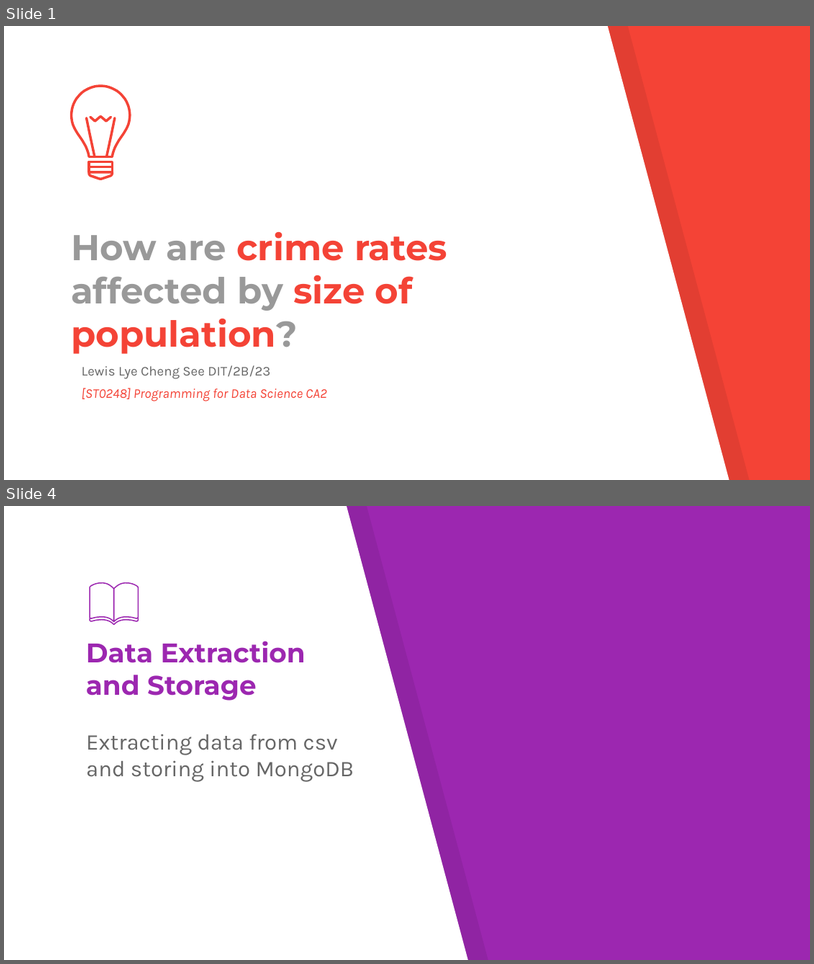
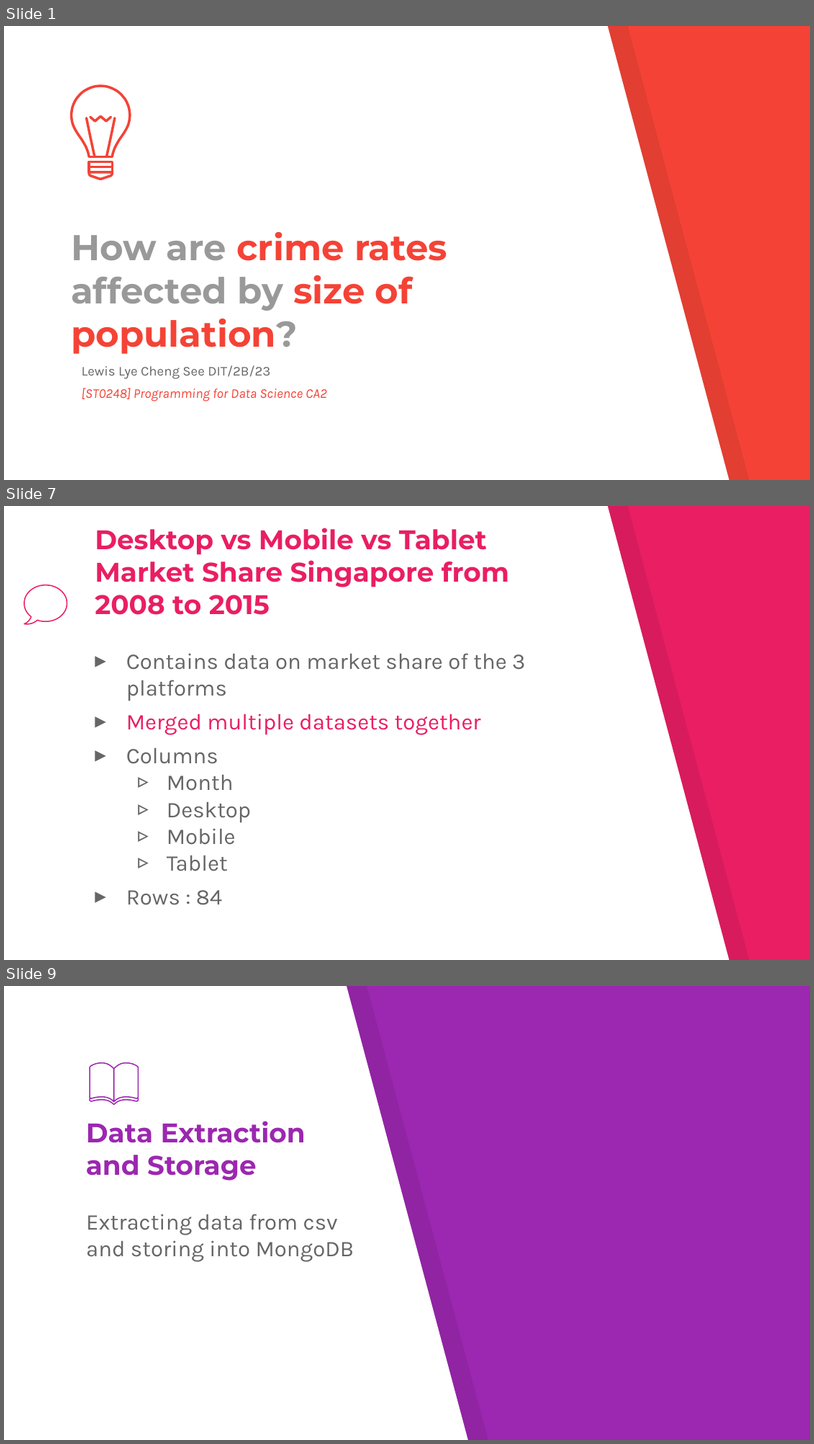
Before and after one commit to Ghos7ie/PDS_CA2, a slide deck: pds_CA2.pptx. Shown one above the other, each under a label of ours: slides 1 and 4 before the commit, slides 1, 7 and 9 after it; the slides between them are not shown. The pictures are 814x964 and 814x1444 pixels, drawn with LibreOffice and Linux fonts; fonts in the diff are those of the drawing. Boxes give left, top, right and bottom in pixels: in the first picture for what was removed or moved away, otherwise in the second. Text is boxed around its words. In the diff, an @@ line names an element or a change of style, - is before the commit and + after.

```diff
--- a/pds_CA2.pptx
+++ b/pds_CA2.pptx
@@ slide 7 added at (4,506,810,960), background #E91E63; not listed: 2 template elements that a slide beside it also shows @@
@@ title added at (95,528,509,615), 24 pt, text #E91E63, bold @@
+Desktop vs Mobile vs Tablet Market Share Singapore from 2008 to 2015
@@ freeform shape added at (24,585,67,624), outline #E91E63 0.96 pt @@
@@ text added at (126,653,525,905), 20 pt, text #666666 @@
+▸ Contains data on market share of the 3 platforms
+▸ Merged multiple datasets together
+▸ Columns
+  ▹ Month
+  ▹ Desktop
+  ▹ Mobile
+  ▹ Tablet
+▸ Rows : 84
@@ what was slide 4 is now slide 9 @@
```
Also in this commit, not shown: 2 slides changed, 5 other slides added, 1 slide removed, 5 other files.
